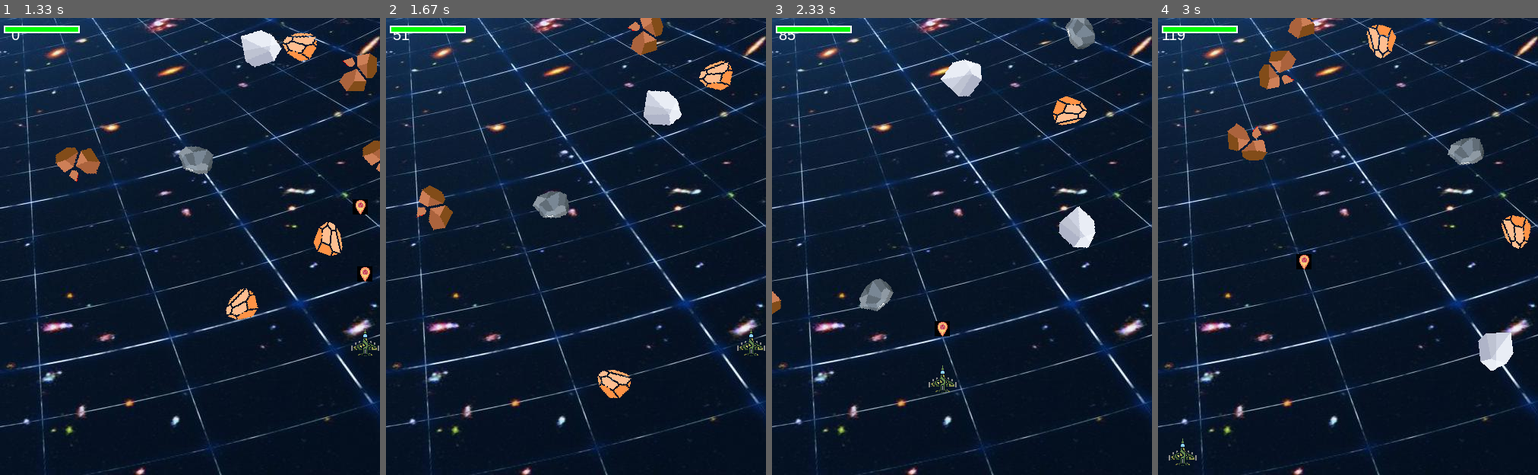
Above: before the commit, frames 1-4 (left to right).
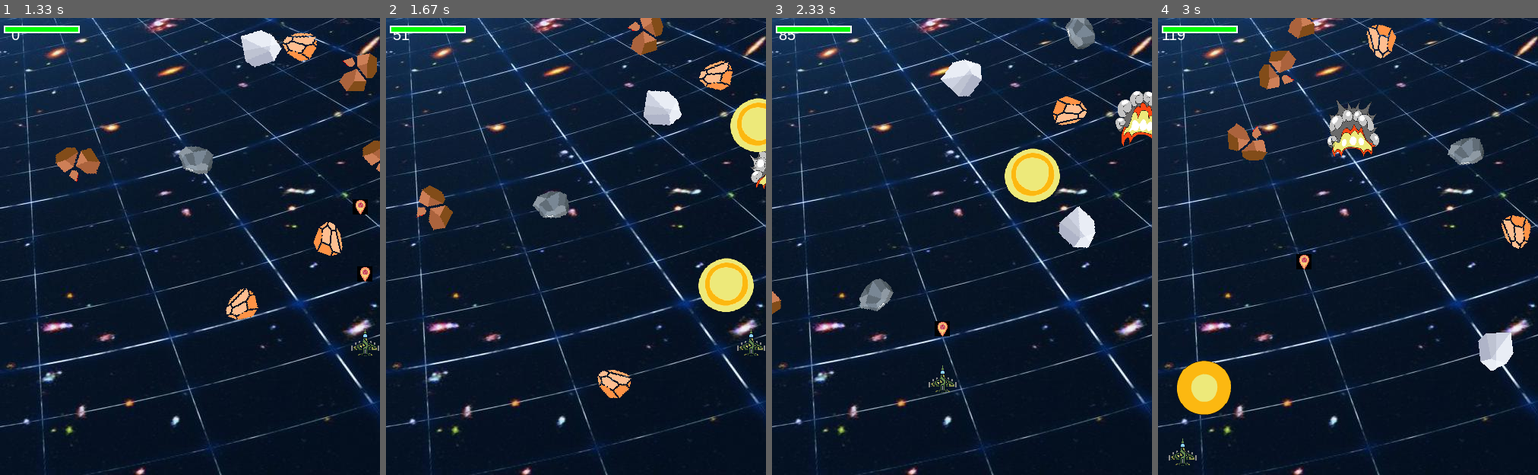
Above: after the commit, the same moments.

Repository: tobyWang-lab/pygame
Game: pygame game, started from main.py
The game is run twice, just before and just after one commit, with the same random seed, the same clock (stepped at 60 frames per second) and the same inputs.
Inputs:
- Up to frame 1 (1.33 s): hold Right 0.33-0.8 s; hold Up 0.83-1.13 s; tap Space at 0.9, 1.23 s; hold Right from 1.17 s (still down)
- Up to frame 2 (1.67 s): tap Space at 1.53 s; release Right at 1.63 s
- Up to frame 3 (2.33 s): hold Left 1.67-2.2 s; tap Space at 1.73, 2.03, 2.3 s; hold Down from 2.23 s (still down)
- Up to frame 4 (3 s): release Down at 2.53 s; hold Left 2.57-2.97 s; tap Space at 2.63, 2.93 s

Frame 1 is identical in both runs. In frame 2, 2.5% of the frame differs, in the area x 82-100%, y 17-65%; in frame 3, 2.2%; in frame 4, 2.5%.

Commit message:
新增爆炸動畫

Diff:
--- a/main.py
+++ b/main.py
@@ -1,4 +1,5 @@
 #sprite->遊戲中的元素
+from errno import ESTALE
 from typing import Tuple
 import pygame
 import random
@@ -48,6 +49,23 @@
 rock_imgs=[]
 for i in range(4):
 	rock_imgs.append(pygame.image.load(os.path.join("img",f"rock{i}.png")).convert())
+
+#載入爆炸動畫
+# 設定一個字典儲存大爆炸及小爆炸
+bump_anim={}
+# 子彈射到石頭產生的大爆炸
+bump_anim['large']=[]
+# 石頭撞到飛船產生的小爆炸
+bump_anim['small']=[]
+for j in range(1,10):
+	# 載入動畫所需圖片
+	bump_anim_img=pygame.image.load(os.path.join("img",f"bump0{j}.png")).convert()
+	bump_anim_img.set_colorkey(BLACK)
+	# 將連續的圖片以75*75的size矬存入大爆炸的list裡
+	bump_anim['large'].append(pygame.transform.scale(bump_anim_img,(75,75)))
+	bump_anim['small'].append(pygame.transform.scale(bump_anim_img,(25,25)))
+
+
 
 # 載入音效
 shoot_sound = pygame.mixer.Sound(os.path.join("sound","laser2.mp3"))
@@ -208,6 +226,40 @@
 			# kill()是sprite的函式之一，此函式會將此sprite從sprite群組中移除
 			self.kill()
 
+class Bump(pygame.sprite.Sprite):
+	def __init__(self,center,size):
+        # call sprite內建初始涵式
+		pygame.sprite.Sprite.__init__(self)
+		self.size=size
+		self.image=bump_anim[self.size][0]
+        # 定位圖片位置，將圖片框起來
+		self.rect=self.image.get_rect()
+		self.rect.center = center
+		# 目前刷新到第幾張圖片
+		self.frame =0
+		# 定義圖片刷新速度(單位:毫秒)
+		self.frame_rate=50
+		# 紀錄最後一次刷新圖片的時間
+		# 下方涵式會回傳從初始到現在所經過的毫秒數
+		self.last_update=pygame.time.get_ticks()
+
+
+	def update(self):
+		# 紀錄現在的時間
+		now = pygame.time.get_ticks()
+		# 如果現在的時間-上次刷新圖片的時間>刷新速度，即代表距離上次刷新的時間已經超過刷新速率，可以更新了
+		if now - self.last_update>=self.frame_rate:
+			self.last_update=now
+			self.frame+=1
+			if self.frame ==len(bump_anim[self.size]):
+				self.kill()
+			else:
+				self.image = bump_anim[self.size][self.frame]
+				# 重新定位圖片
+				center=self.rect.center
+				self.rect = self.image.get_rect()
+				self.rect.center=center
+
 # 新增石頭
 def new_rock():
 		r=Rock()
@@ -270,20 +322,28 @@
 	# pygame.sprite.groupcollide(群組1,群組2,碰撞後群組1裡的sprite是否要kill(),碰撞後群組1裡的sprite是否要kill(),使用圓形判斷預設為矩形)
 	# 此函式的碰撞判斷是使用矩形
 	hits=pygame.sprite.groupcollide(rocks,bullets,True,True)
-	for hits in hits:
+	for hit in hits:
 		# 分數計算方式為石頭半徑越大，則分數越高
-		score+=int(hits.radius)
+		score+=int(hit.radius)
 		new_rock()
 		# random.choice(explode_sound).play()
 		# 設置音量大小，數值0~1
 		explode_sound.set_volume(0.5)
 		# 播放音效
 		explode_sound.play()
+		explosion = Bump(hit.rect.center, 'large')
+		all_sprites.add(explosion)
+
+
+
+
 	# 在pygame.sprite.spritecollide函式中加入參數pygame.sprite.collide_circle代表碰撞判斷是用圓形，預設為矩形
 	# 此外，加入此參數後要在物件1和群組2中加入圓形的半徑參數self.radius
 	hits = pygame.sprite.spritecollide(player,rocks,True,pygame.sprite.collide_circle)
-	for hits in hits:
-		player.health-=hits.radius
+	for hit in hits:
+		player.health-=hit.radius
+		explosion = Bump(hit.rect.center, 'small')
+		all_sprites.add(explosion)
 		new_rock()
 		if player.health<=0:
 			running = False
Binary file added: img/bump01.png
Binary file added: img/bump02.png
Binary file added: img/bump03.png
Binary file added: img/bump04.png
Binary file added: img/bump05.png
Binary file added: img/bump06.png
Binary file added: img/bump07.png
Binary file added: img/bump08.png
Binary file added: img/bump09.png
Binary file added: img/pngsucai_884204_78e646.png
